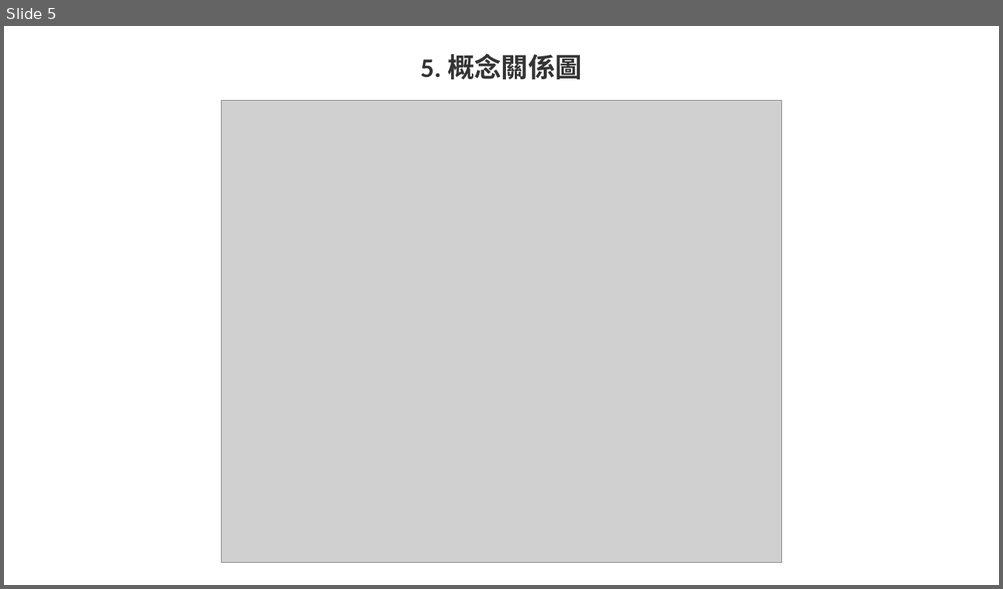
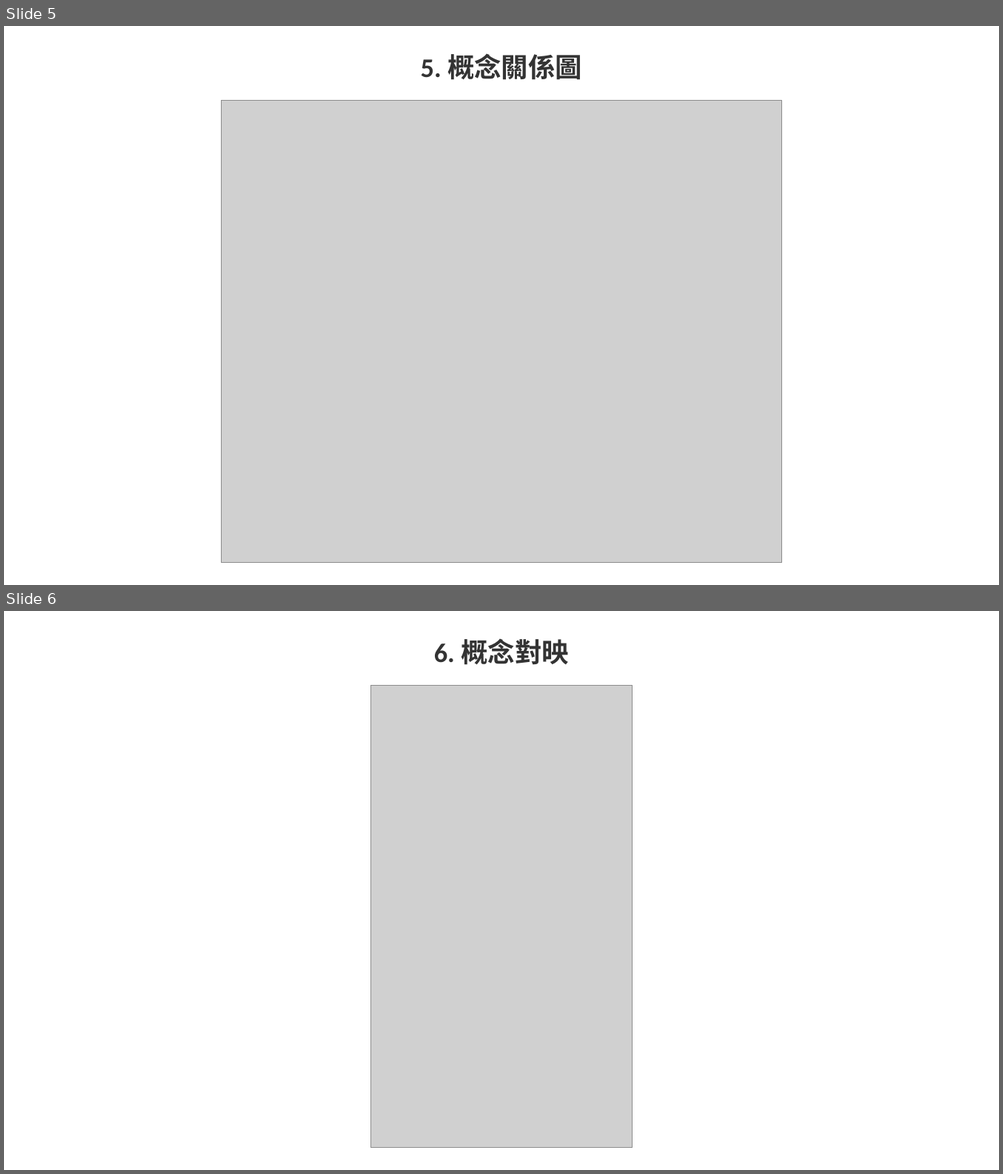
Before and after one commit to chenghyang2001/kindle-28-claude-code-advanced, a slide deck: mermaid/agentic-sdd/agentic-sdd-圖表合輯.pptx. Shown one above the other, each under a label of ours: slide 5 before the commit, slides 5 and 6 after it. The pictures are 1003x589 and 1003x1174 pixels, drawn with LibreOffice and Linux fonts; fonts in the diff are those of the drawing; grey boxes stand for pictures. Boxes give left, top, right and bottom in pixels: in the first picture for what was removed or moved away, otherwise in the second. Text is boxed around its words. In the diff, an @@ line names an element or a change of style, - is before the commit and + after.

```diff
--- a/mermaid/agentic-sdd/agentic-sdd-圖表合輯.pptx
+++ b/mermaid/agentic-sdd/agentic-sdd-圖表合輯.pptx
@@ slide 6 added at (4,611,999,1170), background #FFFFFF @@
@@ text added at (434,638,569,665), 26 pt, text #333333, bold @@
+6. 概念對映
@@ picture added at (371,686,632,1148) @@
```
Also in this commit, not shown: 3 other files.
